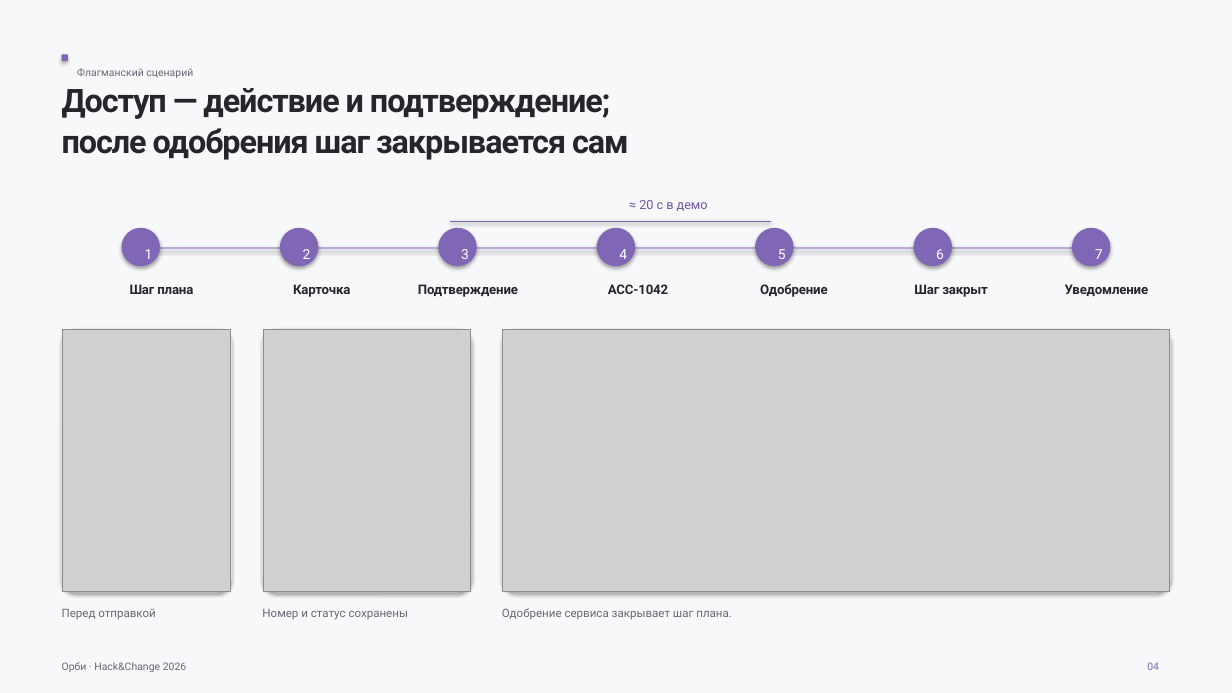
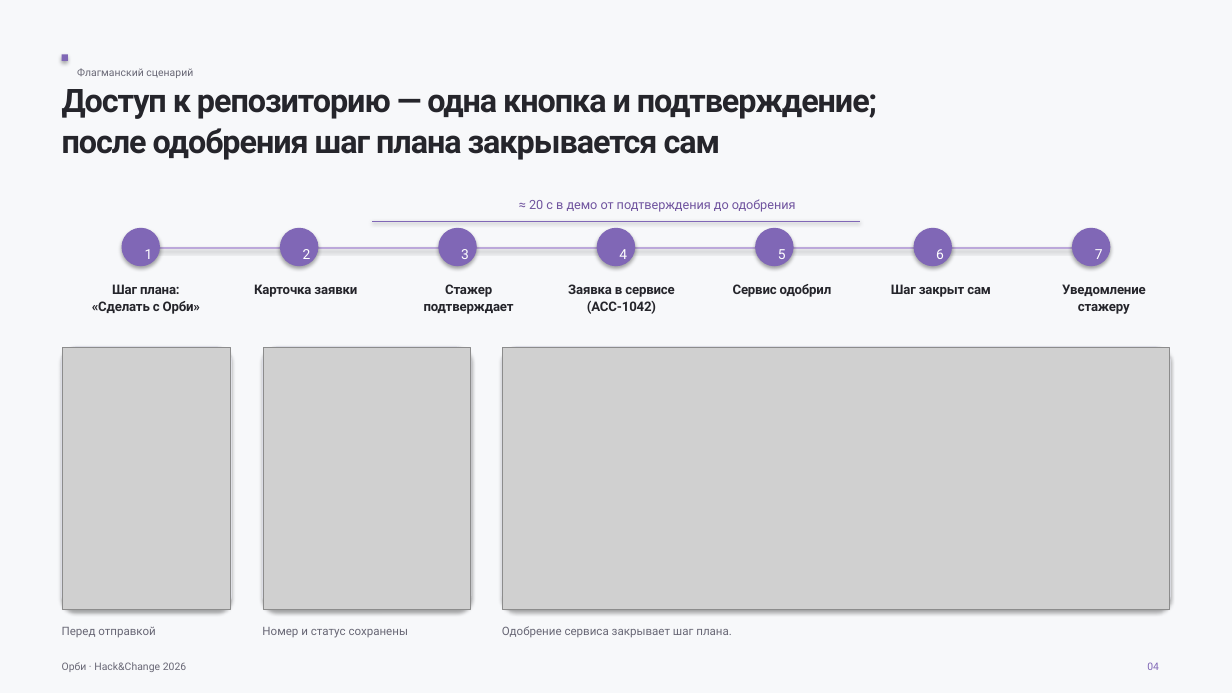
Before and after one commit to luhgeek1/avito-helpus, a slide deck: slide 4 of docs/presentation/orbi-presentation.pptx. Drawn at 1232x693 pixels with LibreOffice and Linux fonts; fonts in the diff are those of the drawing; grey boxes stand for pictures. Boxes give left, top, right and bottom in pixels: in the first picture for what was removed or moved away, otherwise in the second. Text is boxed around its words. In the diff, an @@ line names an element or a change of style, - is before the commit and + after.

```diff
--- a/docs/presentation/orbi-presentation.pptx
+++ b/docs/presentation/orbi-presentation.pptx
@@ text at bbox=[62, 89, 877, 160]: text changed @@
-Доступ — действие и подтверждение;
-после одобрения шаг закрывается сам
+Доступ к репозиторию — одна кнопка и подтверждение;
+после одобрения шаг плана закрывается сам
@@ text at bbox=[529, 199, 796, 212]: text changed @@
-≈ 20 с в демо
+≈ 20 с в демо от подтверждения до одобрения
@@ line moved from (450, 221) - (772, 221) to (372, 221) - (860, 221) @@
@@ text at bbox=[92, 284, 200, 314]: text changed @@
-Шаг плана
+Шаг плана:
+«Сделать с Орби»
@@ text at bbox=[254, 284, 357, 297]: text changed @@
-Карточка
+Карточка заявки
@@ text at bbox=[424, 284, 514, 314]: text changed @@
-Подтверждение
+Стажер подтверждает
@@ text at bbox=[568, 284, 674, 314]: text changed @@
-ACC-1042
+Заявка в сервисе
+(ACC-1042)
@@ text at bbox=[733, 284, 832, 297]: text changed @@
-Одобрение
+Сервис одобрил
@@ text at bbox=[891, 284, 991, 297]: text changed @@
-Шаг закрыт
+Шаг закрыт сам
@@ text at bbox=[1062, 284, 1146, 314]: text changed @@
-Уведомление
+Уведомление стажеру
@@ 3 pictures, 3 rounded rectangles: place and size @@
-3 pictures, 3 rounded rectangles at bbox=[62, 329, 1171, 592]
+3 pictures, 3 rounded rectangles at bbox=[62, 347, 1171, 610]
@@ 3 texts: place and size @@
-3 texts at bbox=[62, 608, 732, 620]
+3 texts at bbox=[62, 626, 732, 638]
```
Also in this commit, not shown: 15 other slides changed, 4 other files.
